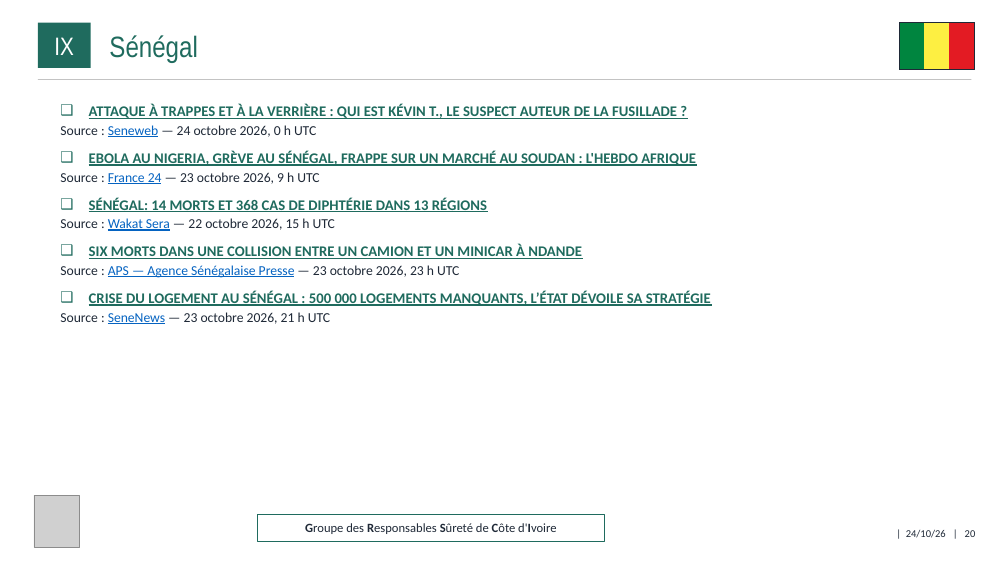
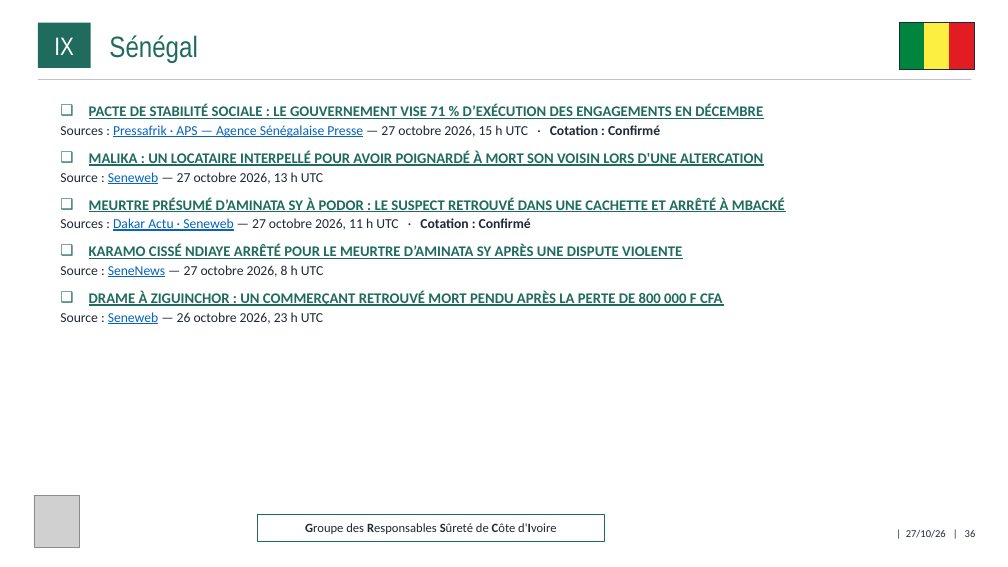
Before and after one commit to ytl1-ops/SentiqS, a slide deck: slide 36 of web/rapports/GRSCI/2026-10.pptx (slide 20 before the commit). Drawn at 1008x567 pixels with LibreOffice and Linux fonts; fonts in the diff are those of the drawing; grey boxes stand for pictures. Boxes give left, top, right and bottom in pixels: in the first picture for what was removed or moved away, otherwise in the second. Text is boxed around its words. In the diff, an @@ line names an element or a change of style, - is before the commit and + after.

```diff
--- a/web/rapports/GRSCI/2026-10.pptx
+++ b/web/rapports/GRSCI/2026-10.pptx
@@ text at [60, 104, 785, 324]: text changed @@
-❑ ATTAQUE À TRAPPES ET À LA VERRIÈRE : QUI EST KÉVIN T., LE SUSPECT AUTEUR DE LA FUSILLADE ?
-  ▪ Source : Seneweb — 24 octobre 2026, 0 h UTC
-❑ EBOLA AU NIGERIA, GRÈVE AU SÉNÉGAL, FRAPPE SUR UN MARCHÉ AU SOUDAN : L'HEBDO AFRIQUE
-  ▪ Source : France 24 — 23 octobre 2026, 9 h UTC
-❑ SÉNÉGAL: 14 MORTS ET 368 CAS DE DIPHTÉRIE DANS 13 RÉGIONS
-  ▪ Source : Wakat Sera — 22 octobre 2026, 15 h UTC
-❑ SIX MORTS DANS UNE COLLISION ENTRE UN CAMION ET UN MINICAR À NDANDE
-  ▪ Source : APS — Agence Sénégalaise Presse — 23 octobre 2026, 23 h UTC
-❑ CRISE DU LOGEMENT AU SÉNÉGAL : 500 000 LOGEMENTS MANQUANTS, L’ÉTAT DÉVOILE SA STRATÉGIE
-  ▪ Source : SeneNews — 23 octobre 2026, 21 h UTC
+❑ PACTE DE STABILITÉ SOCIALE : LE GOUVERNEMENT VISE 71 % D’EXÉCUTION DES ENGAGEMENTS EN DÉCEMBRE
+  ▪ Sources : Pressafrik · APS — Agence Sénégalaise Presse — 27 octobre 2026, 15 h UTC · Cotation : Confirmé
+❑ MALIKA : UN LOCATAIRE INTERPELLÉ POUR AVOIR POIGNARDÉ À MORT SON VOISIN LORS D'UNE ALTERCATION
+  ▪ Source : Seneweb — 27 octobre 2026, 13 h UTC
+❑ MEURTRE PRÉSUMÉ D’AMINATA SY À PODOR : LE SUSPECT RETROUVÉ DANS UNE CACHETTE ET ARRÊTÉ À MBACKÉ
+  ▪ Sources : Dakar Actu · Seneweb — 27 octobre 2026, 11 h UTC · Cotation : Confirmé
+❑ KARAMO CISSÉ NDIAYE ARRÊTÉ POUR LE MEURTRE D’AMINATA SY APRÈS UNE DISPUTE VIOLENTE
+  ▪ Source : SeneNews — 27 octobre 2026, 8 h UTC
+❑ DRAME À ZIGUINCHOR : UN COMMERÇANT RETROUVÉ MORT PENDU APRÈS LA PERTE DE 800 000 F CFA
+  ▪ Source : Seneweb — 26 octobre 2026, 23 h UTC
@@ text at [906, 530, 976, 538]: text changed @@
-| 24/10/26 | 20
+| 27/10/26 | 36
```
Also in this commit, not shown: 21 other slides changed, 16 slides added, 8 other files.
